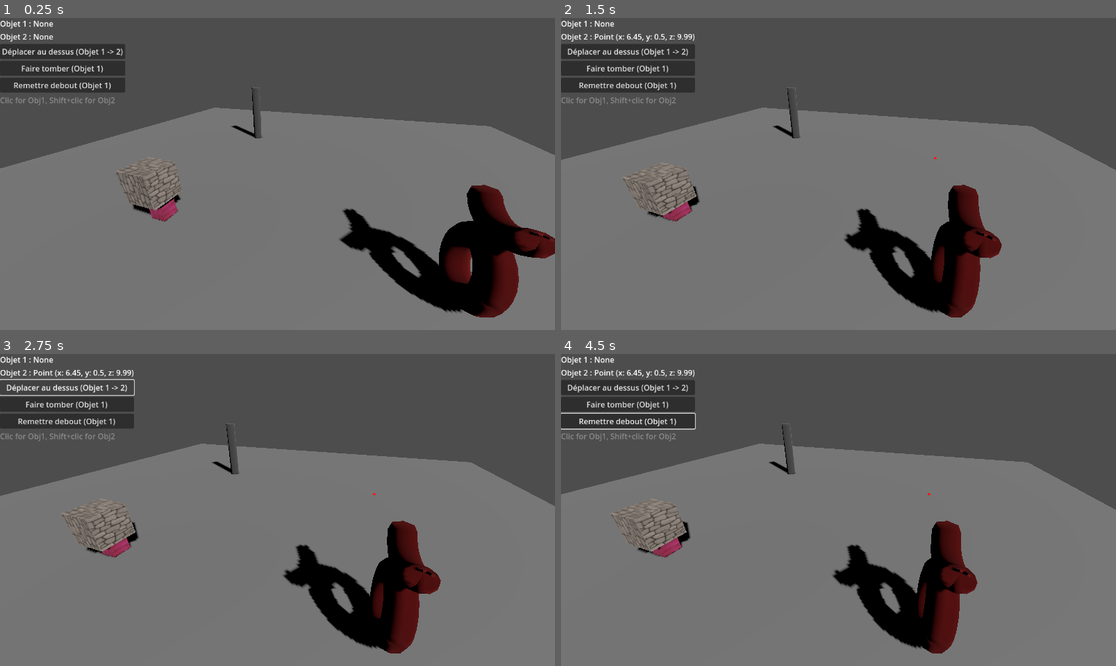
Above: before the commit, frames 1-4 (two rows, left to right).
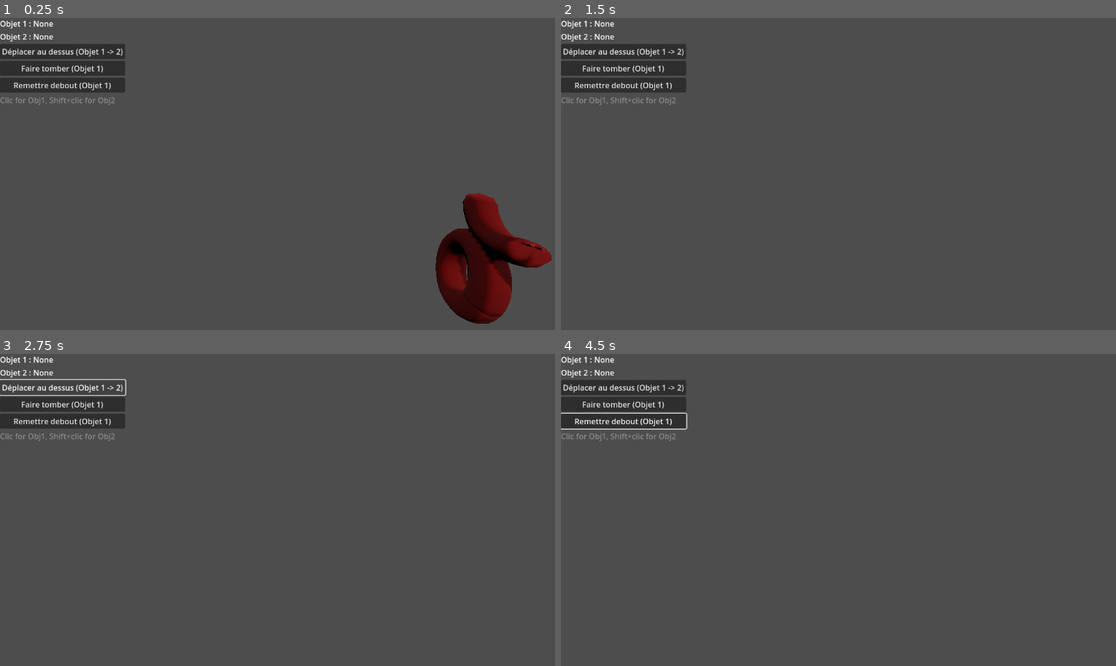
Above: after the commit, the same moments.

Repository: Akkuun/MondeDeBlocs
Game: Godot game, scene res://MainGilles.tscn
Two runs of this game, one before a commit and one after it. Both use one fixed random seed, a clock stepped at 60 frames per second and the inputs below.
Inputs (mouse positions are in pixels of both pictures, inside the frame that each line leads up to):
- Up to frame 1 (0.25 s): no input
- Up to frame 2 (1.5 s): tap Enter at 0.5 s; move the mouse to (960, 158) at 0.52 s; hold D 0.53-1.25 s; hold Shift 0.53-1.25 s; click (960, 158) at 0.67 s; drag from (727, 189) to (810, 236) at 1.27 s
- Up to frame 3 (2.75 s): click "Déplacer au dessus (Objet 1 -…" at 2 s
- Up to frame 4 (4.5 s): click "Faire tomber (Objet 1)" at 2.75 s; click "Remettre debout (Objet 1)" at 3.5 s; tap Space at 4.25 s; move the mouse to (894, 441) at 4.27 s; hold D from 4.28 s (still down); tap Q at 4.35 s

The runs differ from the first frame. In frame 1, 63% of the frame differs, in the area x 0-100%, y 22-100%; in frame 2, 65%, in the area x 0-100%, y 5-100%; in frame 3, 65%; in frame 4, 65%.

Commit message:
textures PBR

Diff:
--- a/MainGilles.tscn
+++ b/MainGilles.tscn
@@ -36,6 +36,12 @@
 
 [node name="DirectionalLight3D" type="DirectionalLight3D" parent="."]
 transform = Transform3D(0.82925224, 0.34323135, -0.4410589, 0, 0.7891913, 0.6141475, 0.5588745, -0.5092832, 0.6544387, -44.454834, 31.79665, 11.726317)
+light_energy = 0.5
+shadow_enabled = true
+
+[node name="DirectionalLight3D2" type="DirectionalLight3D" parent="."]
+transform = Transform3D(-0.4076014, 0.8995976, -0.15679751, 0.3432313, 0.31004804, 0.88660175, 0.8461994, 0.3075623, -0.4351461, 32.646915, 25.635834, -114.55739)
+light_energy = 0.5
 shadow_enabled = true
 
 [node name="UI" parent="." instance=ExtResource("8_gyumm")]
--- a/Prefab/gris_tungstene.tscn
+++ b/Prefab/gris_tungstene.tscn
@@ -1,8 +1,17 @@
-[gd_scene load_steps=4 format=4 uid="uid://cs2qqivj1fuq1"]
+[gd_scene load_steps=8 format=4 uid="uid://cs2qqivj1fuq1"]
+
+[ext_resource type="Texture2D" uid="uid://fguo3o0xd6f2" path="res://Textures/metal/Poliigon_MetalSteelBrushed_7174_BaseColor.jpg" id="1_61cbv"]
+[ext_resource type="Texture2D" uid="uid://7uslt7n7wg8p" path="res://Textures/metal/Poliigon_MetalSteelBrushed_7174_Metallic.jpg" id="2_k8yjy"]
+[ext_resource type="Texture2D" uid="uid://dqpcsf8tyjv5s" path="res://Textures/metal/Poliigon_MetalSteelBrushed_7174_Normal.png" id="3_ckyq0"]
+[ext_resource type="Texture2D" uid="uid://c224nmyrfb6oj" path="res://Textures/metal/Poliigon_MetalSteelBrushed_7174_Roughness.jpg" id="4_peb15"]
 
 [sub_resource type="StandardMaterial3D" id="StandardMaterial3D_3dxm6"]
-albedo_color = Color(0.5663556, 0.5663556, 0.5663555, 1)
+albedo_texture = ExtResource("1_61cbv")
 metallic = 1.0
+metallic_texture = ExtResource("2_k8yjy")
+roughness_texture = ExtResource("4_peb15")
+normal_enabled = true
+normal_texture = ExtResource("3_ckyq0")
 
 [sub_resource type="ArrayMesh" id="ArrayMesh_a3utp"]
 _surfaces = [{
--- a/Prefab/grisroche.tscn
+++ b/Prefab/grisroche.tscn
@@ -1,9 +1,20 @@
-[gd_scene load_steps=5 format=4 uid="uid://cgcn3q2jjrvmv"]
+[gd_scene load_steps=9 format=4 uid="uid://cgcn3q2jjrvmv"]
 
-[ext_resource type="Texture2D" uid="uid://bwgru74gwvwcc" path="res://Textures/rock.png" id="1_3r05q"]
+[ext_resource type="Texture2D" uid="uid://djt7xhepp7nha" path="res://Textures/stonebricks/StoneBricksSplitface001_COL_2K.jpg" id="1_1oxe5"]
+[ext_resource type="Texture2D" uid="uid://cn14kpqe4aujf" path="res://Textures/stonebricks/StoneBricksSplitface001_REFL_2K.jpg" id="2_701ss"]
+[ext_resource type="Texture2D" uid="uid://xfsq2ho6q6yv" path="res://Textures/stonebricks/StoneBricksSplitface001_AO_2K.jpg" id="2_gw7ak"]
+[ext_resource type="Texture2D" uid="uid://cpaqfhukhs3eu" path="res://Textures/stonebricks/StoneBricksSplitface001_GLOSS_2K.jpg" id="3_gw7ak"]
+[ext_resource type="Texture2D" uid="uid://jq0s47sbhk2g" path="res://Textures/stonebricks/StoneBricksSplitface001_NRM_2K.jpg" id="4_g57os"]
 
 [sub_resource type="StandardMaterial3D" id="StandardMaterial3D_fos0i"]
-albedo_texture = ExtResource("1_3r05q")
+albedo_texture = ExtResource("1_1oxe5")
+metallic = 1.0
+metallic_texture = ExtResource("2_701ss")
+roughness_texture = ExtResource("3_gw7ak")
+normal_enabled = true
+normal_texture = ExtResource("4_g57os")
+ao_enabled = true
+ao_texture = ExtResource("2_gw7ak")
 
 [sub_resource type="ArrayMesh" id="ArrayMesh_cmqx1"]
 _surfaces = [{
--- a/Prefab/table.tscn
+++ b/Prefab/table.tscn
@@ -1,10 +1,22 @@
-[gd_scene load_steps=3 format=4 uid="uid://ccnkm36j76d8a"]
+[gd_scene load_steps=7 format=4 uid="uid://ccnkm36j76d8a"]
+
+[ext_resource type="Texture2D" uid="uid://bj0hm2d2hxu3i" path="res://Textures/oak/Poliigon_WoodVeneerOak_7760_BaseColor.jpg" id="1_goj2a"]
+[ext_resource type="Texture2D" uid="uid://cqqwmg0jqgljx" path="res://Textures/oak/Poliigon_WoodVeneerOak_7760_Normal.png" id="2_so4q5"]
+[ext_resource type="Texture2D" uid="uid://dhwg3caecbbkn" path="res://Textures/oak/Poliigon_WoodVeneerOak_7760_Roughness.jpg" id="3_mmogo"]
+
+[sub_resource type="StandardMaterial3D" id="StandardMaterial3D_c1dy8"]
+albedo_texture = ExtResource("1_goj2a")
+roughness_texture = ExtResource("3_mmogo")
+normal_enabled = true
+normal_texture = ExtResource("2_so4q5")
+uv1_scale = Vector3(2.5, 2.5, 2.5)
 
 [sub_resource type="ArrayMesh" id="ArrayMesh_psjnh"]
 _surfaces = [{
 "aabb": AABB(-0.5, -0.5, -0.5, 1, 1, 1),
 "attribute_data": PackedByteArray("AACAPwAAgD8AAIA/AAAAAAAAAAAAAAAAAACAPwAAgD8AAIA/AAAAAAAAAAAAAAAAAACAPwAAgD8AAIA/AAAA …(303 unchanged characters)…
 "format": 34359738391,
+"material": SubResource("StandardMaterial3D_c1dy8"),
 "primitive": 3,
 "uv_scale": Vector4(0, 0, 0, 0),
 "vertex_count": 36,
--- a/Prefab/violet_bois.tscn
+++ b/Prefab/violet_bois.tscn
@@ -1,10 +1,15 @@
-[gd_scene load_steps=5 format=4 uid="uid://dj62aklrv0jsb"]
+[gd_scene load_steps=7 format=4 uid="uid://dj62aklrv0jsb"]
 
-[ext_resource type="Texture2D" uid="uid://d4m06xgu1maqd" path="res://Textures/wood.png" id="1_qd421"]
+[ext_resource type="Texture2D" uid="uid://bj0hm2d2hxu3i" path="res://Textures/oak/Poliigon_WoodVeneerOak_7760_BaseColor.jpg" id="1_x20xu"]
+[ext_resource type="Texture2D" uid="uid://cqqwmg0jqgljx" path="res://Textures/oak/Poliigon_WoodVeneerOak_7760_Normal.png" id="2_y57rx"]
+[ext_resource type="Texture2D" uid="uid://dhwg3caecbbkn" path="res://Textures/oak/Poliigon_WoodVeneerOak_7760_Roughness.jpg" id="3_afvs2"]
 
 [sub_resource type="StandardMaterial3D" id="StandardMaterial3D_cm0pq"]
-albedo_color = Color(0.95916086, 0.34396598, 0.9877263, 1)
-albedo_texture = ExtResource("1_qd421")
+albedo_color = Color(0.76044345, 0.025499672, 0.7932613, 1)
+albedo_texture = ExtResource("1_x20xu")
+roughness_texture = ExtResource("3_afvs2")
+normal_enabled = true
+normal_texture = ExtResource("2_y57rx")
 
 [sub_resource type="ArrayMesh" id="ArrayMesh_f4ffi"]
 _surfaces = [{
Binary file removed: Textures/rock.png
Not shown, removed: Textures/rock.png.import
Binary file removed: Textures/wood.png
Not shown, removed: Textures/wood.png.import
